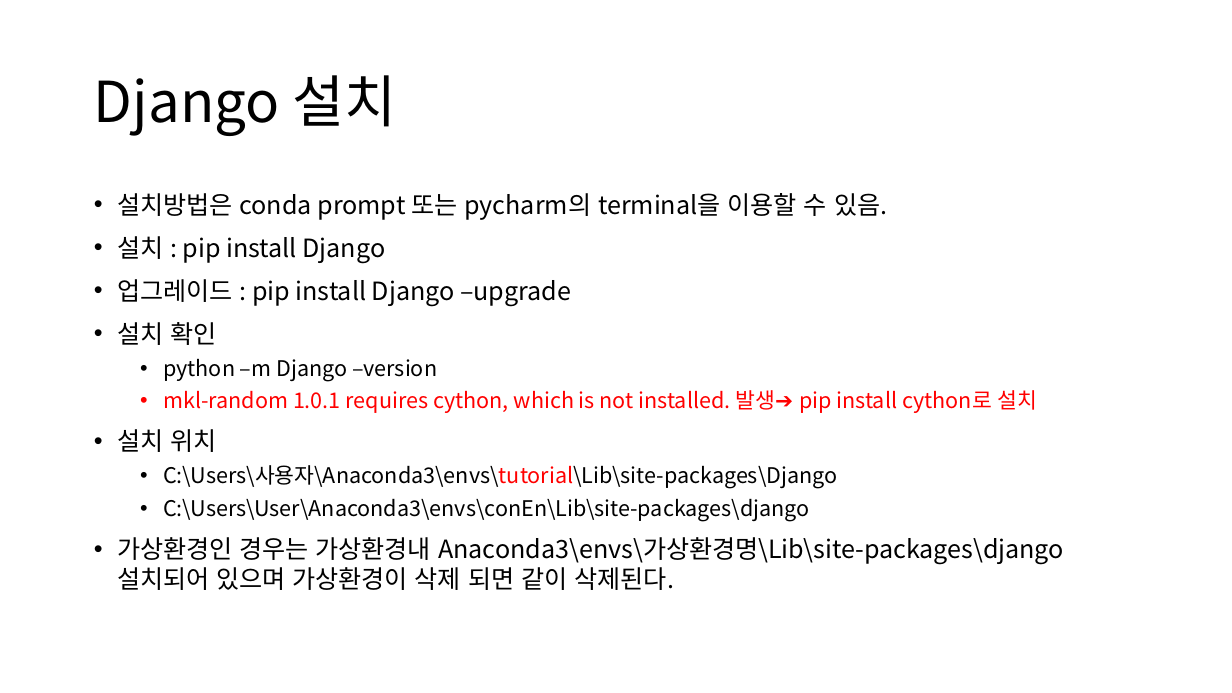
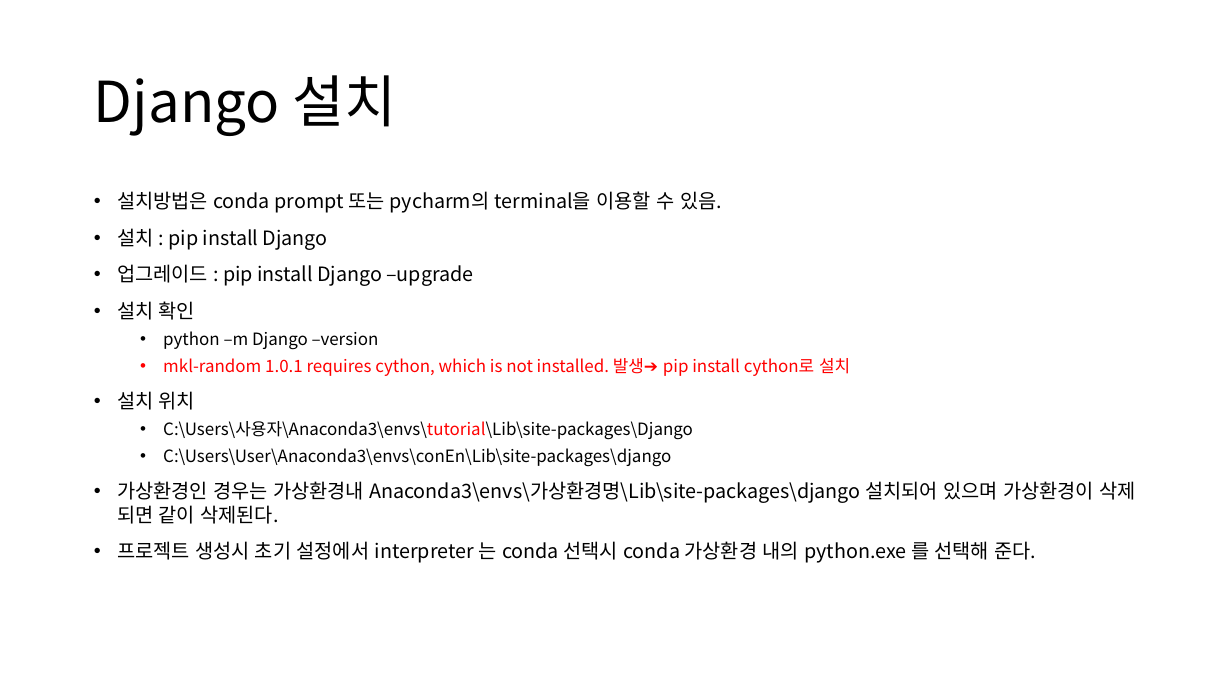
Before and after one commit to linkz73/django, a slide deck: slide 8 of 텐서-window.pptx. Drawn at 1232x693 pixels with LibreOffice and Linux fonts; fonts in the diff are those of the drawing. Boxes give left, top, right and bottom in pixels: in the first picture for what was removed or moved away, otherwise in the second. Text is boxed around its words. In the diff, an @@ line names an element or a change of style, - is before the commit and + after.

```diff
--- a/텐서-window.pptx
+++ b/텐서-window.pptx
@@ text at (117,191,1135,524): size 19.6 to 15.4 pt in "설치방법은 conda prompt 또는 pycharm의 terminal을 이용할 ...", "설치 : pip install Django", "업그레이드 : pip install Django –upgrade", "설치 확인" and 2 more places; size 16.8 to 13.2 pt in "python –m Django –version", "mkl-random 1.0.1 requires cython, which is not ...", "C:\Users\사용자\Anaconda3\envs\tutorial\Lib\site-packages\Djang ...", "C:\Users\User\Anaconda3\envs\conEn\Lib\site-packages\django" @@
@@ text at (117,541,1037,563): paragraph added @@
+• 프로젝트 생성시 초기 설정에서 interpreter 는 conda 선택시 conda 가상환경 내의 python.exe 를 선택해 준다.
```
Also in this commit, not shown: 1 other slide changed, 2 other files.
